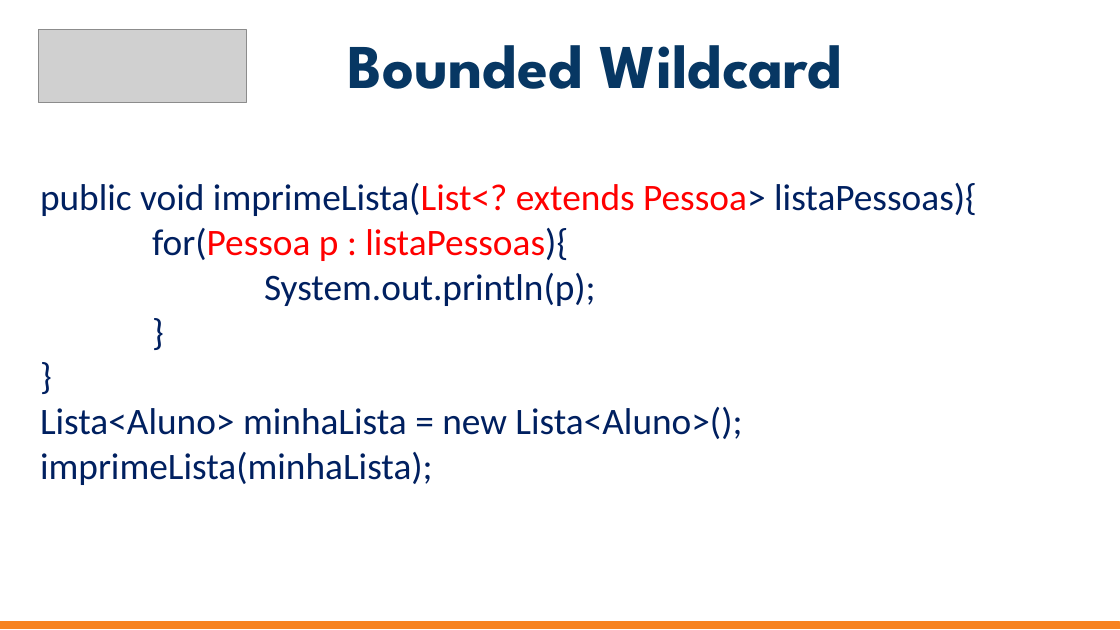
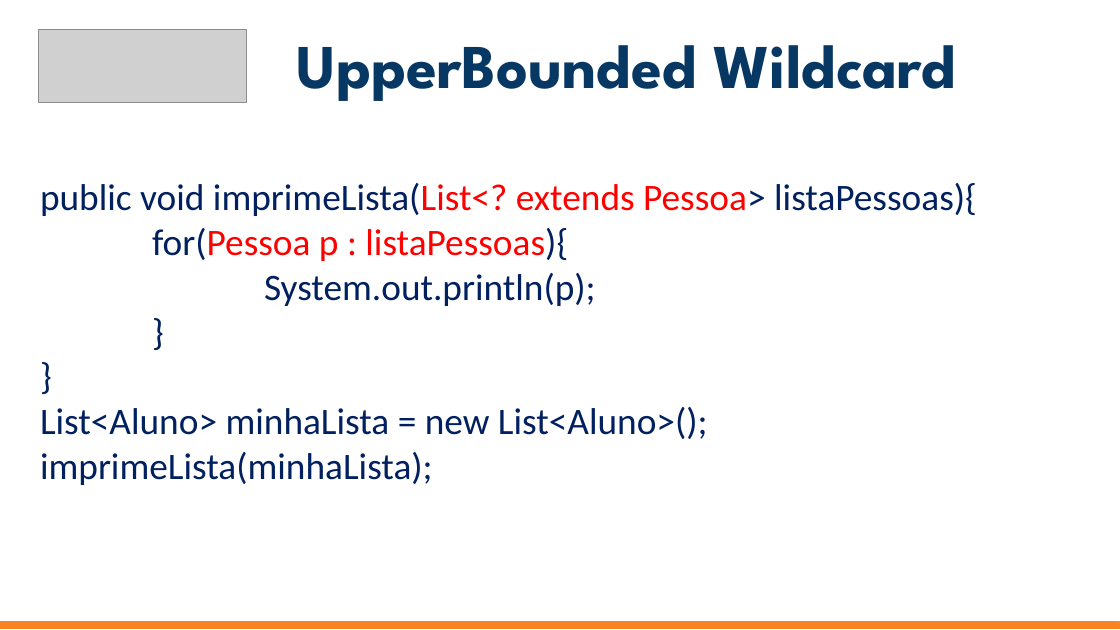
Before and after one commit to jrdutra/estruturaDeDadosJavaDio, a slide deck: slide 6 of apresentacoes/Aula1/Etapa6-GenericsEmJava/Etapa6.pptx. Drawn at 1120x630 pixels with LibreOffice and Linux fonts; fonts in the diff are those of the drawing; grey boxes stand for pictures. Boxes give left, top, right and bottom in pixels: in the first picture for what was removed or moved away, otherwise in the second. Text is boxed around its words. In the diff, an @@ line names an element or a change of style, - is before the commit and + after.

```diff
--- a/apresentacoes/Aula1/Etapa6-GenericsEmJava/Etapa6.pptx
+++ b/apresentacoes/Aula1/Etapa6-GenericsEmJava/Etapa6.pptx
@@ subtitle at <box>297,45,956,101</box>: text changed @@
-Bounded Wildcard
+UpperBounded Wildcard
@@ text at <box>40,407,708,439</box>: text changed @@
-Lista<Aluno> minhaLista = new Lista<Aluno>();
+List<Aluno> minhaLista = new List<Aluno>();
```
Also in this commit, not shown: 6 other slides changed, 1 slide added, 23 other files.
